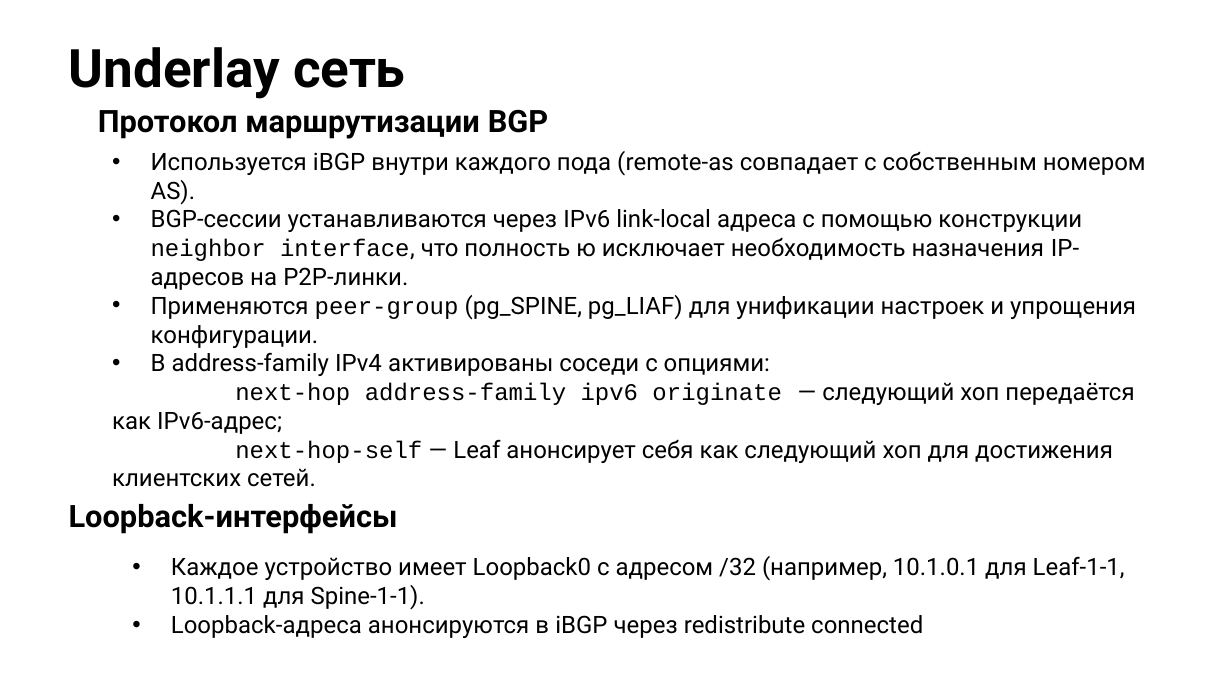
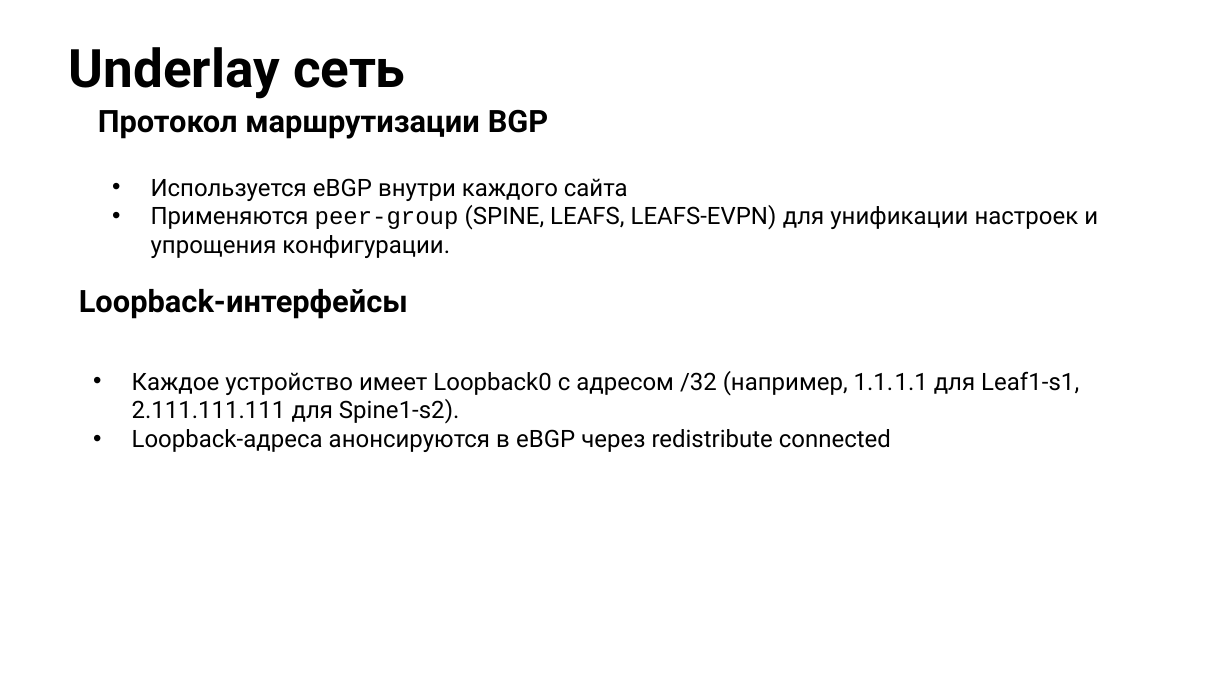
Before and after one commit to Danilovich89/otus_DC_design, a slide deck: slide 7 of lab_09_Solovyev_project/презентация.pptx. Drawn at 1232x693 pixels with LibreOffice and Linux fonts; fonts in the diff are those of the drawing; background and template pictures are left out. Boxes give left, top, right and bottom in pixels: in the first picture for what was removed or moved away, otherwise in the second. Text is boxed around its words. In the diff, an @@ line names an element or a change of style, - is before the commit and + after.

```diff
--- a/lab_09_Solovyev_project/презентация.pptx
+++ b/lab_09_Solovyev_project/презентация.pptx
@@ text at [151,178,1098,258]: text changed @@
-• Используется iBGP внутри каждого пода (remote-as совпадает с собственным номером AS).
-• BGP-сессии устанавливаются через IPv6 link-local адреса с помощью конструкции neighbor interface, что полность ю исключает необходимость назначения IP-адресов на P2P-линки.
-• Применяются peer-group (pg_SPINE, pg_LIAF) для унификации настроек и упрощения конфигурации.
-• В address-family IPv4 активированы соседи с опциями:
-        next-hop address-family ipv6 originate — следующий хоп передаётся как IPv6-адрес;
-next-hop-self — Leaf анонсирует себя как следующий хоп для достижения клиентских сетей.
+• Используется eBGP внутри каждого сайта
+• Применяются peer-group (SPINE, LEAFS, LEAFS-EVPN) для унификации настроек и упрощения конфигурации.
@@ text "Loopback-интерфейсы": place and size @@
-text "Loopback-интерфейсы" at [69,504,398,534]
+text "Loopback-интерфейсы" at [79,289,408,319]
@@ text at [132,371,1079,452]: text changed @@
-• Каждое устройство имеет Loopback0 с адресом /32 (например, 10.1.0.1 для Leaf-1-1, 10.1.1.1 для Spine-1-1).
-• Loopback-адреса анонсируются в iBGP через redistribute connected
+• Каждое устройство имеет Loopback0 с адресом /32 (например, 1.1.1.1 для Leaf1-s1, 2.111.111.111 для Spine1-s2).
+• Loopback-адреса анонсируются в eBGP через redistribute connected
```
Also in this commit, not shown: 7 other slides changed, 2 slides added, 1 slide removed.
